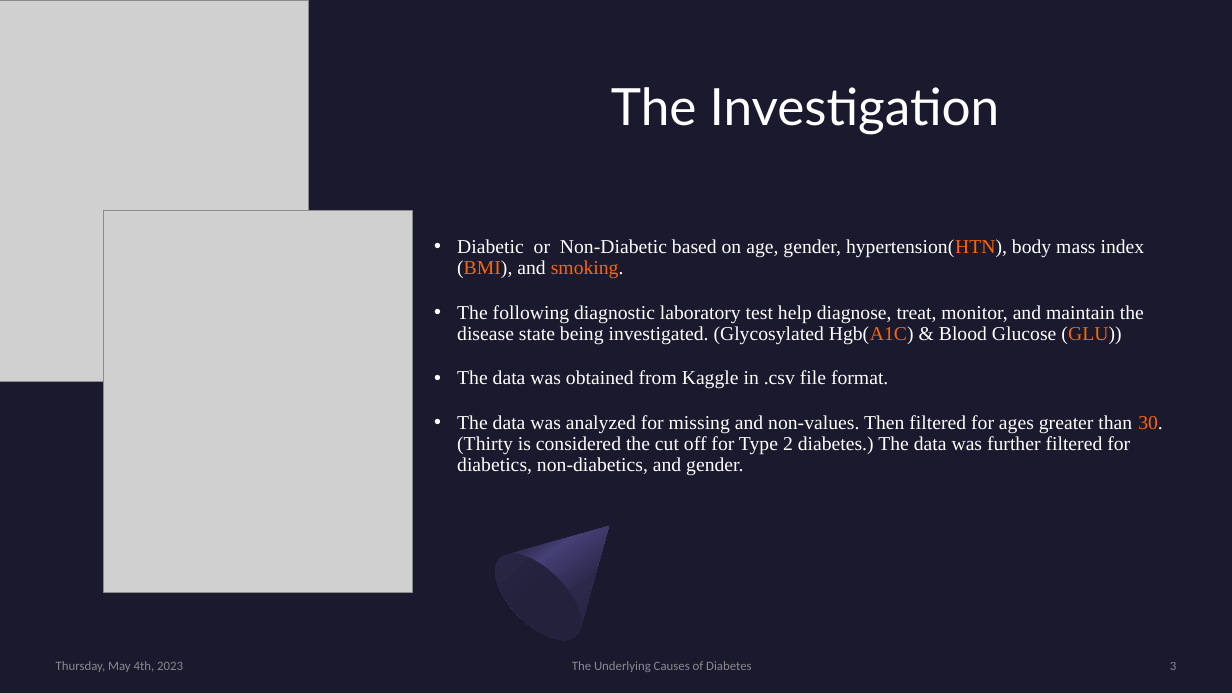
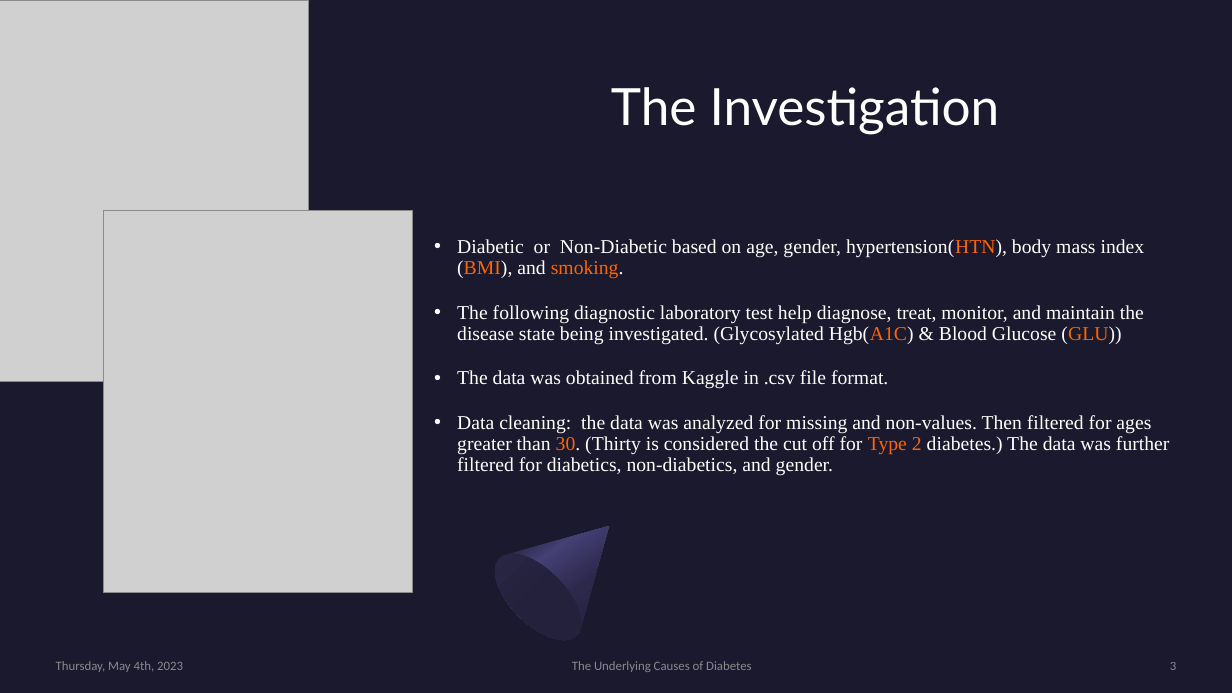
Before and after one commit to craydx/UCF_Project_1-, a slide deck: slide 3 of The Underlying Causes of Diabetes_Final.pptx. Drawn at 1232x693 pixels with LibreOffice and Linux fonts; fonts in the diff are those of the drawing; grey boxes stand for pictures. Boxes give left, top, right and bottom in pixels: in the first picture for what was removed or moved away, otherwise in the second. Text is boxed around its words. In the diff, an @@ line names an element or a change of style, - is before the commit and + after.

```diff
--- a/The Underlying Causes of Diabetes_Final.pptx
+++ b/The Underlying Causes of Diabetes_Final.pptx
@@ text at [457,415,1170,476]: text changed @@
-• The data was analyzed for missing and non-values. Then filtered for ages greater than 30. (Thirty is considered the cut off for Type 2 diabetes.) The data was further filtered for diabetics, non-diabetics, and gender.
+• Data cleaning: the data was analyzed for missing and non-values. Then filtered for ages greater than 30. (Thirty is considered the cut off for Type 2 diabetes.) The data was further filtered for diabetics, non-diabetics, and gender.
```
Also in this commit, not shown: 4 other slides changed, 3 slides removed, 1 other file.
